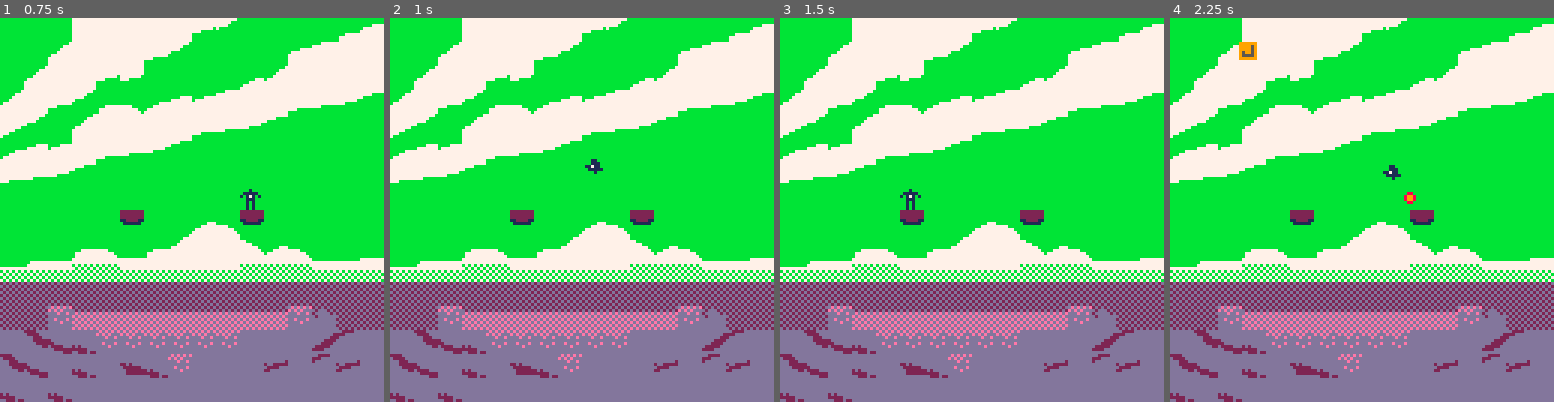
Above: before the commit, frames 1-4 (left to right).
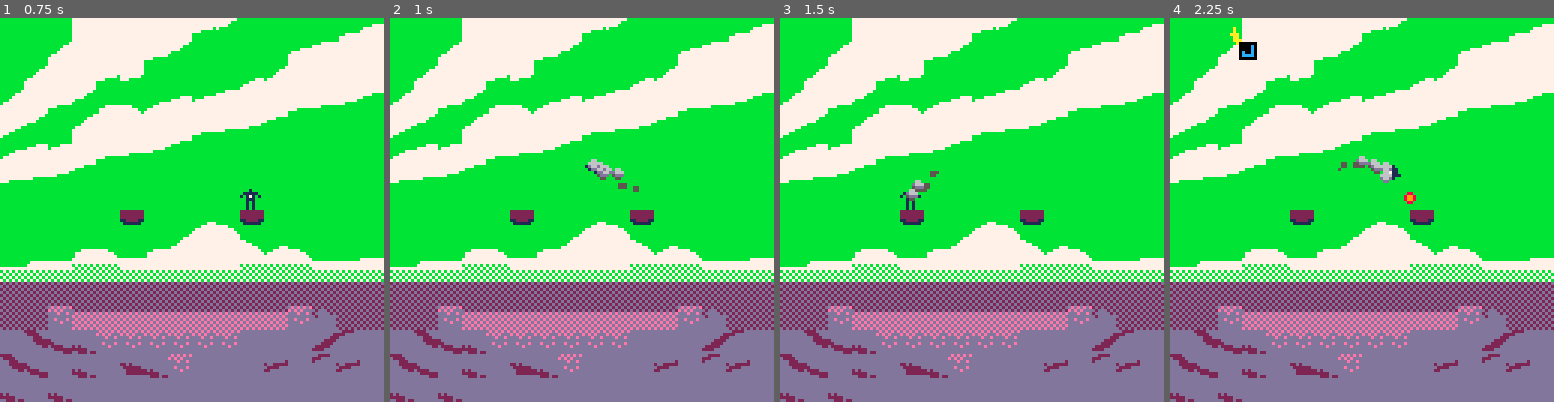
Above: after the commit, the same moments.

Repository: Jebuu/LD40
Game: PICO-8 cartridge ld40.p8
The game is run twice, just before and just after one commit, with the same random seed, the same clock (stepped at 60 frames per second) and the same inputs.
Inputs:
- Up to frame 1 (0.75 s): tap X (X key) at 0.33 s; tap O (Z key) at 0.7 s
- Up to frame 2 (1 s): no input
- Up to frame 3 (1.5 s): tap X (X key) at 1.07 s
- Up to frame 4 (2.25 s): hold Right 1.6-2.1 s; tap O (Z key) at 1.7, 2.1 s; tap X (X key) at 1.85 s; hold Up from 2.15 s (still down)

Frame 1 is identical in both runs. In frame 2, 0.3% of the frame differs, in the area x 51-65%, y 36-46%; in frame 3, 0.2%; in frame 4, 0.6%, in the area x 15-58%, y 2-43%.

Commit message:
Particle trails & rainbow juice

Diff:
--- a/ld40.p8
+++ b/ld40.p8
@@ -212,6 +212,7 @@
     else
         if ( a.pt.x <= a.tpt.x ) then a.pt.x += 1 elseif ( a.pt.x >= a.tpt.x ) then a.pt.x -= 1 end
         if ( a.pt.y <= a.tpt.y ) then a.pt.y += 1 elseif ( a.pt.y >= a.tpt.y ) then a.pt.y -= 1 end
+        trail( a, 224, 2, 2 + rnd(2), 10, rnd(3)-2, rnd(3)-2, 6 )
     end
 end
 
@@ -251,7 +252,14 @@
     end
 
     for j in all( juices ) do
+        if (not j.col) j.col = 0
+        j.col += 1
+        if (j.col >= 16) j.col = 0
+        for i = 0, 16 do
+            pal(i, i + j.col)
+        end
         spr( j.type, j.pt.x, j.pt.y)
+        pal()
     end
 end
 
@@ -325,6 +333,7 @@
     else
         if ( dash_target.x < player.pt.x ) then player.pt.x -= 1 * dash_speed elseif (dash_target.x > player.pt.x ) then player.pt.x += 1 * dash_speed end
         player.pt.y = dash_target.y + sin( player.stimer / 40 ) * 10
+        trail( player, 208, 3, 1, 10, rnd(3)-2, rnd(3)-2, 10 )
     end
 end
 
@@ -455,6 +464,16 @@
         p.destroyafteranim = true
     end
     create_screenshaker(0, 3)
+end
+
+function trail( object, frame, framecount, ratio, animspeed, xoffset, yoffset, animspeed )
+    if (not object.e_t) object.e_t = 0
+    object.e_t += 1
+    if ( object.e_t >= ratio ) then
+        object.e_t = 0
+        local p = create_particle( object.pt.x + xoffset, object.pt.y + yoffset, 0, 0, 100, frame, framecount, animspeed)
+        p.destroyafteranim = true
+    end
 end
 
 
@@ -565,18 +584,18 @@
 00977900000000000009900000004000000000000000000000000000000000000000000000000000000000000000000000000000000000000000000000000000
 00000000000000000000000000000000000000000000000000000000000000000000000000000000000000000000000000000000000000000000000000000000
 00000000000000000000000000000000000000000000000000000000000000000000000000000000000000000000000000000000000000000000000000000000
-00000000000000000000000000000000000000000000000000000000000000000000000000000000000000000000000000000000000000000000000000000000
-00000000000000000000000000000000000000000000000000000000000000000000000000000000000000000000000000000000000000000000000000000000
-00000000000000000000000000000000000000000000000000000000000000000000000000000000000000000000000000000000000000000000000000000000
-00000000000000000000000000000000000000000000000000000000000000000000000000000000000000000000000000000000000000000000000000000000
-00000000000000000000000000000000000000000000000000000000000000000000000000000000000000000000000000000000000000000000000000000000
-00000000000000000000000000000000000000000000000000000000000000000000000000000000000000000000000000000000000000000000000000000000
-00000000000000000000000000000000000000000000000000000000000000000000000000000000000000000000000000000000000000000000000000000000
-00000000000000000000000000000000000000000000000000000000000000000000000000000000000000000000000000000000000000000000000000000000
-00000000000000000000000000000000000000000000000000000000000000000000000000000000000000000000000000000000000000000000000000000000
-00000000000000000000000000000000000000000000000000000000000000000000000000000000000000000000000000000000000000000000000000000000
-00000000000000000000000000000000000000000000000000000000000000000000000000000000000000000000000000000000000000000000000000000000
-00000000000000000000000000000000000000000000000000000000000000000000000000000000000000000000000000000000000000000000000000000000
+00066000000660000000000000000000000000000000000000000000000000000000000000000000000000000000000000000000000000000000000000000000
+0066660000d666000005500000000000000000000000000000000000000000000000000000000000000000000000000000000000000000000000000000000000
+00d66d00005ddd000005500000050000000000000000000000000000000000000000000000000000000000000000000000000000000000000000000000000000
+000dd000000550000000000000000000000000000000000000000000000000000000000000000000000000000000000000000000000000000000000000000000
+00000000000000000000000000000000000000000000000000000000000000000000000000000000000000000000000000000000000000000000000000000000
+00000000000000000000000000000000000000000000000000000000000000000000000000000000000000000000000000000000000000000000000000000000
+00000000000000000000000000000000000000000000000000000000000000000000000000000000000000000000000000000000000000000000000000000000
+00000000000a00000000000000000000000000000000000000000000000000000000000000000000000000000000000000000000000000000000000000000000
+000a0000000a00000000000000000000000000000000000000000000000000000000000000000000000000000000000000000000000000000000000000000000
+00aaa00000aaa0000009000000000000000000000000000000000000000000000000000000000000000000000000000000000000000000000000000000000000
+000a0000000a00000000000000000000000000000000000000000000000000000000000000000000000000000000000000000000000000000000000000000000
+00000000000a00000000000000000000000000000000000000000000000000000000000000000000000000000000000000000000000000000000000000000000
 00000000000000000000000000000000000000000000000000000000000000000000000000000000000000000000000000000000000000000000000000000000
 00000000000000000000000000000000000000000000000000000000000000000000000000000000000000000000000000000000000000000000000000000000
 00000000000000000000000000000000000000000000000000000000000000000000000000000000000000000000000000000000000000000000000000000000
